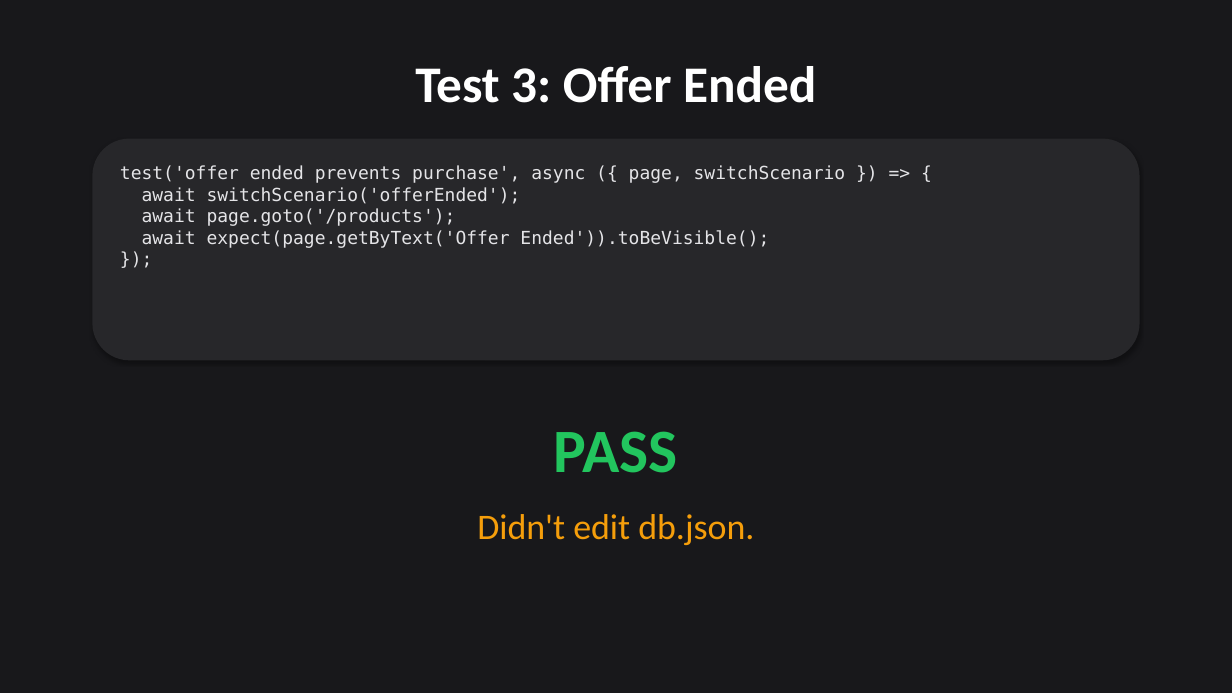
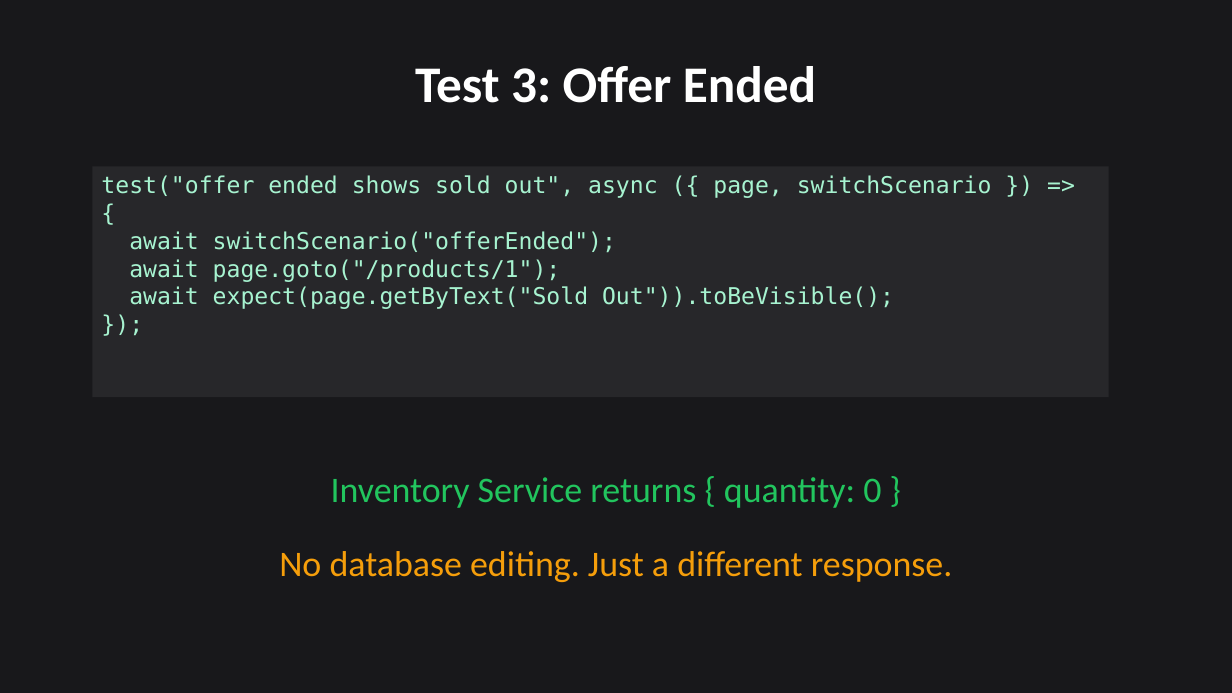
Before and after one commit to citypaul/scenarist, a slide deck: slide 12 of docs/promotional-campaign/presentations/video-03-one-server-unlimited-scenarios.pptx. Drawn at 1232x693 pixels with LibreOffice and Linux fonts; fonts in the diff are those of the drawing. Boxes give left, top, right and bottom in pixels: in the first picture for what was removed or moved away, otherwise in the second. Text is boxed around its words. In the diff, an @@ line names an element or a change of style, - is before the commit and + after.

```diff
--- a/docs/promotional-campaign/presentations/video-03-one-server-unlimited-scenarios.pptx
+++ b/docs/promotional-campaign/presentations/video-03-one-server-unlimited-scenarios.pptx
@@ rounded rectangle removed at [92, 139, 1140, 360] @@
@@ rectangle "test("offer ended shows sold out", ...": place and size @@
-rectangle "test("offer ended shows sold out", ..." at [120, 165, 846, 248]
+rectangle "test("offer ended shows sold out", ..." at [92, 166, 1109, 397]
@@ rectangle "test("offer ended shows sold out", ..." at [92, 166, 1109, 397]: fill none to #27272A @@
@@ text in rectangle at [101, 175, 992, 309]: text changed; size 14 to 18 pt; text colour #E4E4E7 to #A7F3D0 @@
-test('offer ended prevents purchase', async ({ page, switchScenario }) => {
-await switchScenario('offerEnded');
-await page.goto('/products');
-await expect(page.getByText('Offer Ended')).toBeVisible();
-});
+test("offer ended shows sold out", async ({ page, switchScenario }) => {
+await switchScenario("offerEnded");
+await page.goto("/products/1");
+await expect(page.getByText("Sold Out")).toBeVisible();
+});
@@ text added at [331, 477, 881, 508], 28 pt, text #22C55E @@
+Inventory Service returns { quantity: 0 }
@@ text removed at [477, 514, 754, 545] @@
-Didn't edit db.json.
@@ text at [279, 551, 953, 582]: text changed; size 48 to 28 pt; text colour #22C55E to #F59E0B; bold off @@
-PASS
+No database editing. Just a different response.
```
Also in this commit, not shown: 7 other slides changed, 11 slides added, 11 slides removed, 12 other files.
